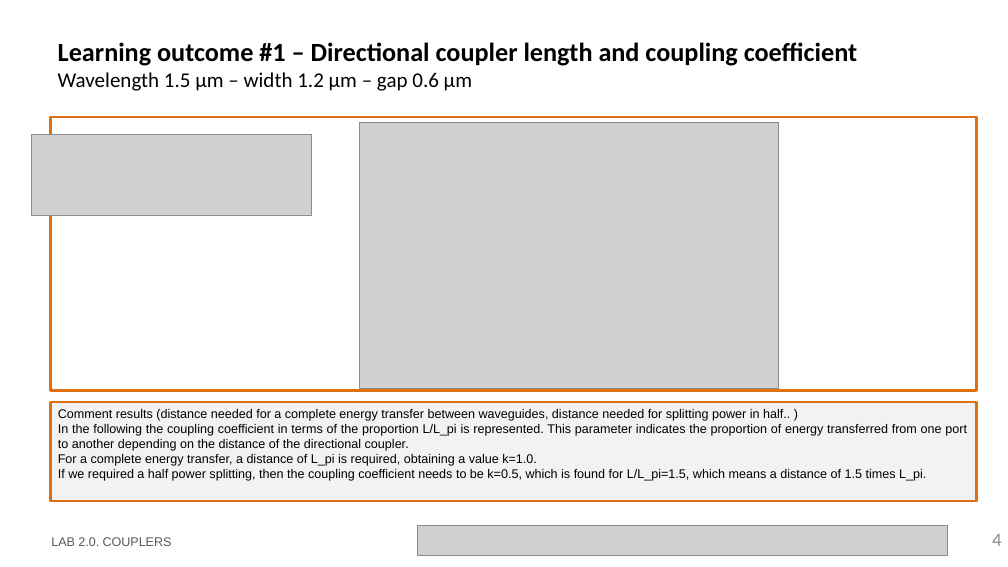
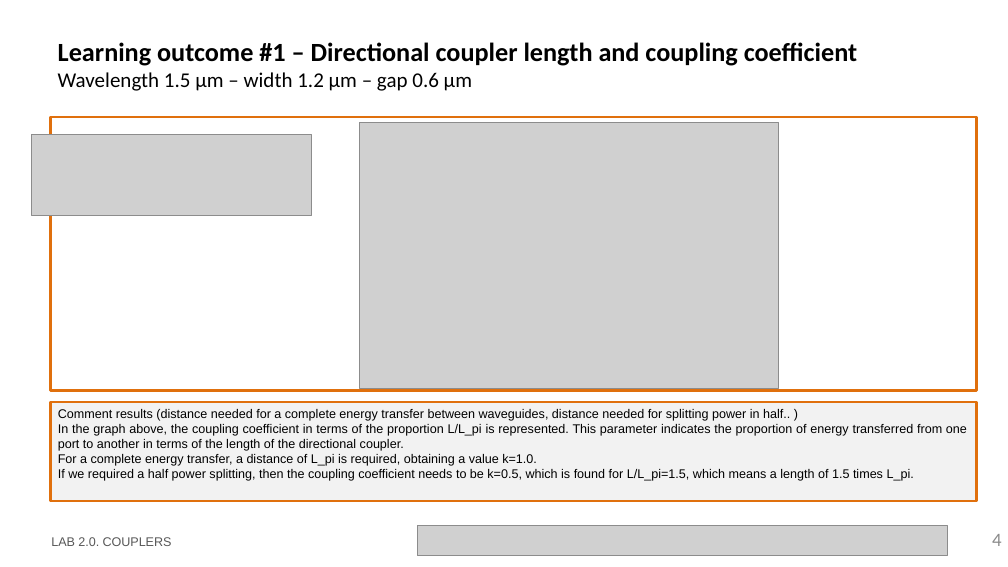
Before and after one commit to DavidGarcia1209/pic-upv-lab2, a slide deck: slide 4 of LabBook_20.pptx. Drawn at 1008x567 pixels with LibreOffice and Linux fonts; fonts in the diff are those of the drawing; grey boxes stand for pictures; background and template pictures are left out. Boxes give left, top, right and bottom in pixels: in the first picture for what was removed or moved away, otherwise in the second. Text is boxed around its words. In the diff, an @@ line names an element or a change of style, - is before the commit and + after.

Commit message:
Cambios Coupler 09/03/2026

```diff
--- a/LabBook_20.pptx
+++ b/LabBook_20.pptx
@@ text in rectangle at (58,424,967,451): text changed @@
-In the following the coupling coefficient in terms of the proportion L/L_pi is represented. This parameter indicates the proportion of energy transferred from one port to another depending on the distance of the directional coupler.
+In the graph above, the coupling coefficient in terms of the proportion L/L_pi is represented. This parameter indicates the proportion of energy transferred from one port to another in terms of the length of the directional coupler.
@@ text in rectangle at (58,469,914,481): text changed @@
-If we required a half power splitting, then the coupling coefficient needs to be k=0.5, which is found for L/L_pi=1.5, which means a distance of 1.5 times L_pi.
+If we required a half power splitting, then the coupling coefficient needs to be k=0.5, which is found for L/L_pi=1.5, which means a length of 1.5 times L_pi.
```
Also in this commit, not shown: 1 other slide changed, 3 slides added, 1 other file.
